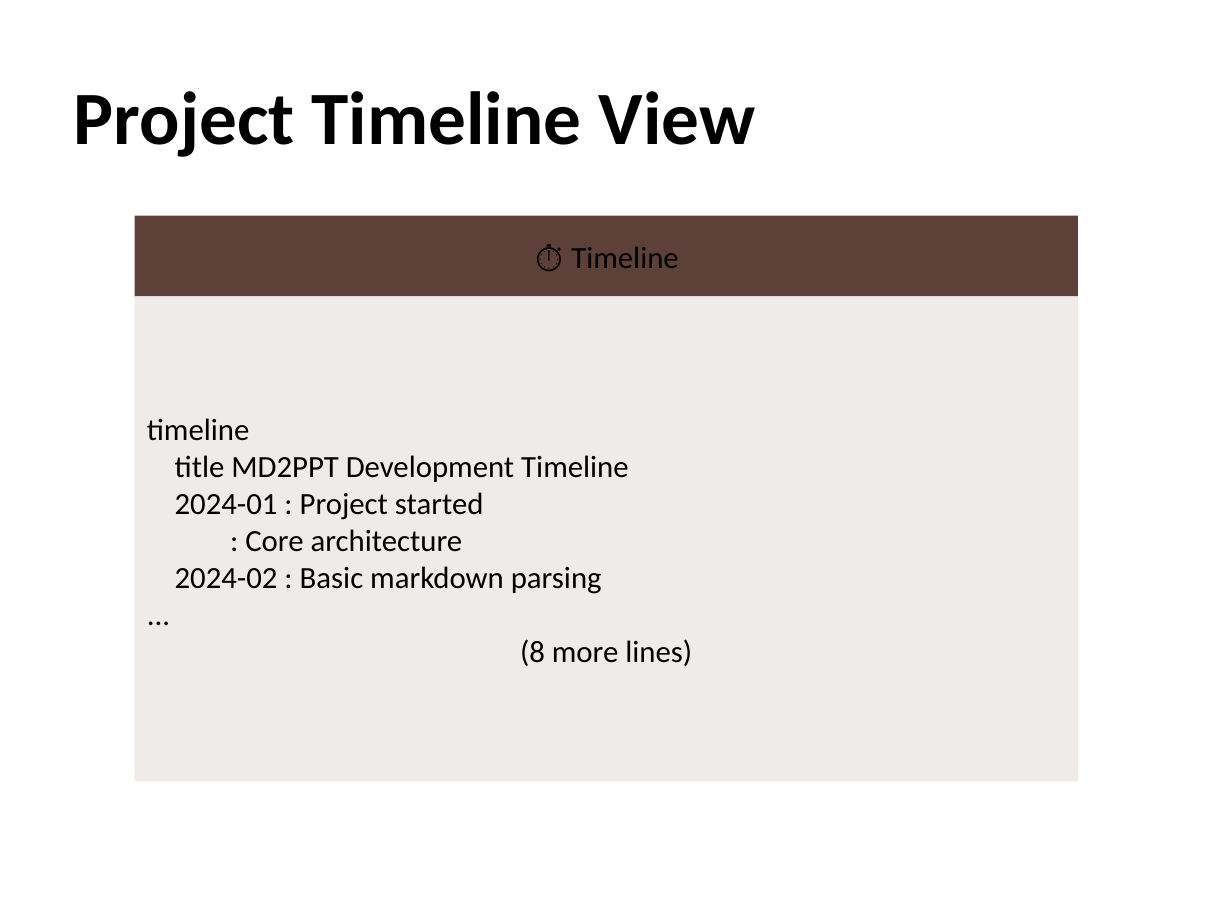
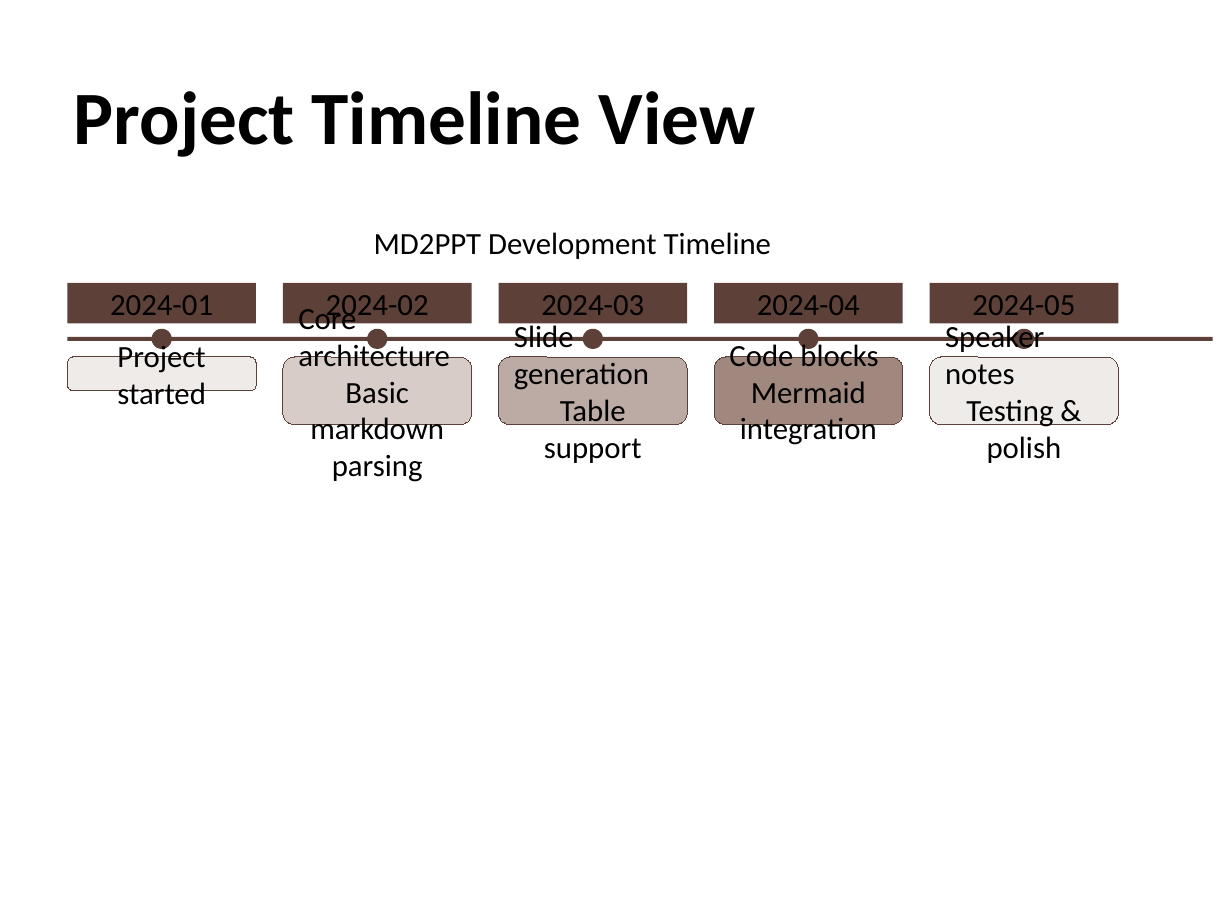
Before and after one commit to awol2005ex/ppt-rs, a slide deck: slide 19 of examples/md2ppt_demo.pptx. Drawn at 1232x924 pixels with LibreOffice and Linux fonts; fonts in the diff are those of the drawing. Boxes give left, top, right and bottom in pixels: in the first picture for what was removed or moved away, otherwise in the second. Text is boxed around its words. In the diff, an @@ line names an element or a change of style, - is before the commit and + after.

Commit message:
Add Mermaid diagram rendering with shapes and modularize markdown/slide modules
- Create modular `cli/markdown/` structure with `mod.rs`, `parser.rs`, `mermaid.rs`
- Create modular `generator/slide/` structure with `mod.rs`, `formatting.rs`
- Implement shape-based rendering for 9 Mermaid diagram types (Flowchart, Sequence, Pie, Gantt, Class, State, ER, Mindmap, Timeline)
- Add `MermaidParser` with diagram detection and element extraction for each type
- Add `MermaidRenderer` with shape generation

```diff
--- a/examples/md2ppt_demo.pptx
+++ b/examples/md2ppt_demo.pptx
@@ text "MD2PPT Development Timeline": place and size @@
-text "MD2PPT Development Timeline" at [134, 216, 1078, 297]
+text "MD2PPT Development Timeline" at [374, 232, 771, 259]
@@ text "MD2PPT Development Timeline" at [374, 232, 771, 259]: fill #5D4037 to none @@
@@ text at [374, 232, 771, 259]: text changed @@
-⏱️ Timeline
+MD2PPT Development Timeline
@@ rectangle added at [68, 283, 256, 324], fill #5D4037, 18 pt, text #000000 @@
+2024-01
@@ rectangle removed at [134, 297, 1078, 782] @@
-timeline
-title MD2PPT Development Timeline
-2024-01 : Project started
-: Core architecture
-2024-02 : Basic markdown parsing
-...
-(8 more lines)
@@ rectangle added at [283, 283, 472, 324], fill #5D4037, 18 pt, text #000000 @@
+2024-02
@@ rectangle added at [499, 283, 687, 324], fill #5D4037, 18 pt, text #000000 @@
+2024-03
@@ rectangle added at [715, 283, 903, 324], fill #5D4037, 18 pt, text #000000 @@
+2024-04
@@ rectangle added at [930, 283, 1119, 324], fill #5D4037, 18 pt, text #000000 @@
+2024-05
@@ ellipse added at [152, 329, 171, 349], fill #5D4037 @@
@@ ellipse added at [367, 329, 387, 349], fill #5D4037 @@
@@ ellipse added at [583, 329, 602, 349], fill #5D4037 @@
@@ ellipse added at [798, 329, 818, 349], fill #5D4037 @@
@@ ellipse added at [1014, 329, 1034, 349], fill #5D4037 @@
@@ rectangle added at [68, 336, 1214, 340], fill #5D4037 @@
@@ rounded rectangle added at [68, 357, 256, 391], fill #EFEBE9, outline #5D4037 0 pt, 18 pt, text #000000 @@
+Project started
@@ rounded rectangle added at [283, 357, 472, 425], fill #D7CCC8, outline #5D4037 0 pt, 18 pt, text #000000 @@
+Core architecture
+Basic markdown parsing
@@ rounded rectangle added at [499, 357, 687, 425], fill #BCAAA4, outline #5D4037 0 pt, 18 pt, text #000000 @@
+Slide generation
+Table support
@@ rounded rectangle added at [715, 357, 903, 425], fill #A1887F, outline #5D4037 0 pt, 18 pt, text #000000 @@
+Code blocks
+Mermaid integration
@@ rounded rectangle added at [930, 357, 1119, 425], fill #EFEBE9, outline #5D4037 0 pt, 18 pt, text #000000 @@
+Speaker notes
+Testing & polish
```
Also in this commit, not shown: 14 other slides changed, 1 slide added, 1 slide removed, 10 other files.
